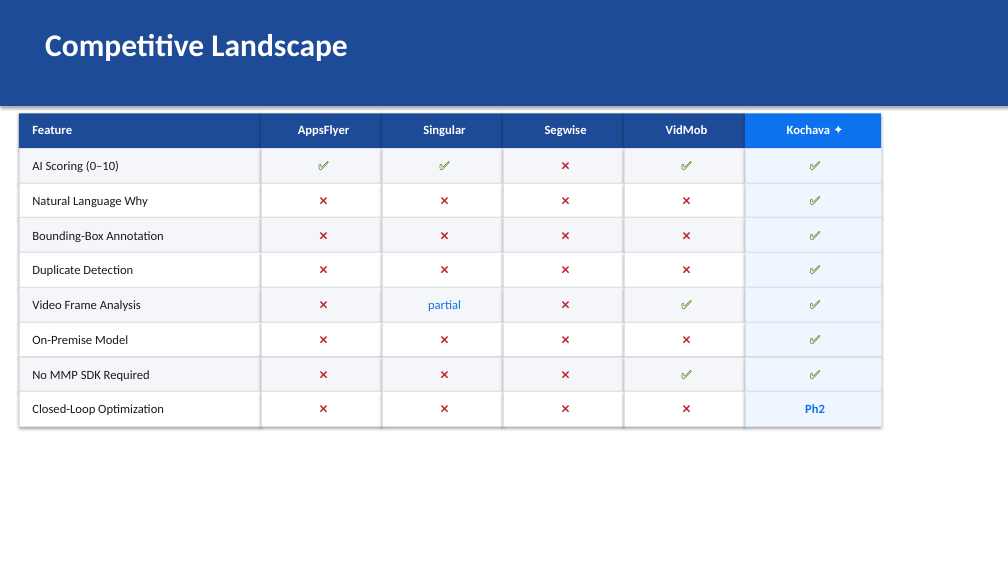
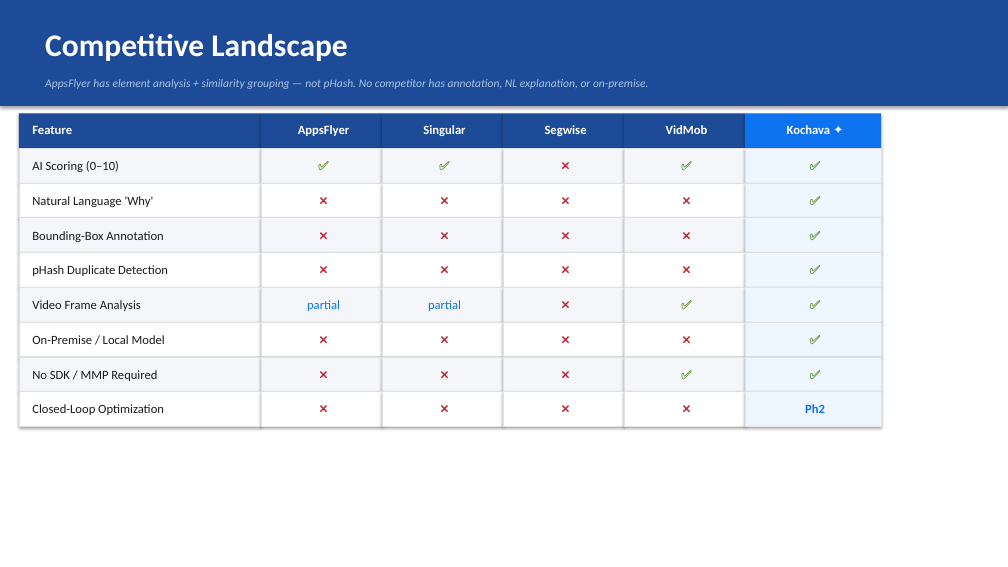
Before and after one commit to mayank-kochava/creative-optimization, a slide deck: slide 5 of docs/Creative-Intelligence-Platform-Pitch.pptx. Drawn at 1008x567 pixels with LibreOffice and Linux fonts; fonts in the diff are those of the drawing. Boxes give left, top, right and bottom in pixels: in the first picture for what was removed or moved away, otherwise in the second. Text is boxed around its words. In the diff, an @@ line names an element or a change of style, - is before the commit and + after.

```diff
--- a/docs/Creative-Intelligence-Platform-Pitch.pptx
+++ b/docs/Creative-Intelligence-Platform-Pitch.pptx
@@ text added at box(45, 79, 649, 89), 11 pt, text #A8C4E8, italic @@
+AppsFlyer has element analysis + similarity grouping — not pHash. No competitor has annotation, NL explanation, or on-premise.
@@ text at box(32, 196, 154, 207): text changed @@
-Natural Language Why
+Natural Language 'Why'
@@ text at box(32, 265, 168, 276): text changed @@
-Duplicate Detection
+pHash Duplicate Detection
@@ text removed at box(267, 293, 380, 321) @@
-❌
@@ text added at box(307, 300, 340, 311), 12 pt, text #0C72EE @@
+partial
@@ text at box(32, 335, 165, 344): text changed @@
-On-Premise Model
+On-Premise / Local Model
@@ text at box(32, 370, 157, 381): text changed @@
-No MMP SDK Required
+No SDK / MMP Required
```
Also in this commit, not shown: 2 other files.
